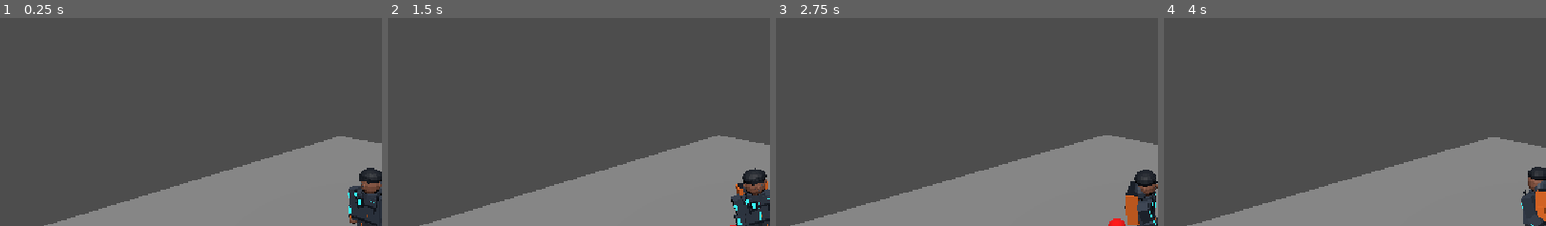
Above: before the commit, frames 1-4 (left to right).
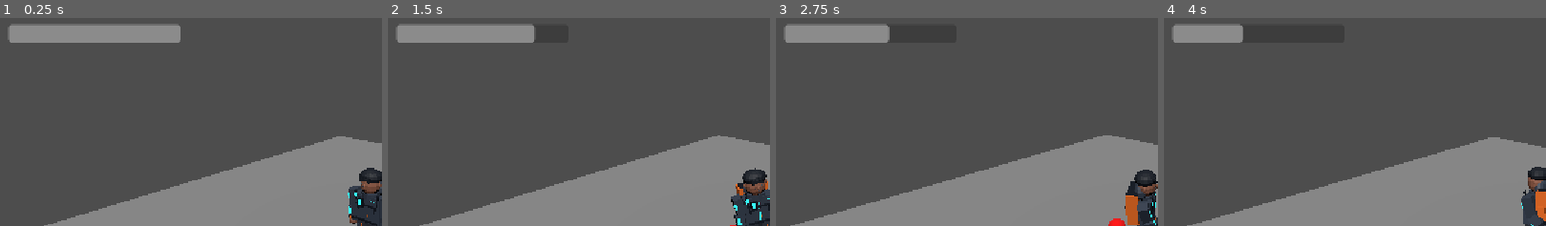
Above: after the commit, the same moments.

Repository: luismedinadl/la-ultima-ruta
Game: Godot game, scene res://scenes/test_level.tscn
Same seed, same stepped clock (60 frames per second), same inputs: the game is played once before the commit and once after it.
Inputs:
- Up to frame 1 (0.25 s): no input
- Up to frame 2 (1.5 s): hold D (move_right) 0.53-1.28 s; tap Space (attack) at 0.6, 1.35 s; hold S (move_back) from 1.28 s (still down)
- Up to frame 3 (2.75 s): release S (move_back) at 2.03 s; hold D (move_right) from 2.03 s (still down); tap Space (attack) at 2.1 s
- Up to frame 4 (4 s): release D (move_right) at 2.78 s; hold W (move_forward) 2.78-3.53 s; tap Space (attack) at 2.85, 3.6 s; hold A (move_left) from 3.53 s (still down)
The pictures show only the part of the screen within x 2-52%, y 0-50%; the shares and areas given below are measured in that part.

The runs differ from the first frame. In frame 1, 4.1% of the frame differs, in the area x 2-48%, y 2-12%; in frame 2, 3.3%; in frame 3, 2.5%; in frame 4, 1.7%.

Commit message:
Añadir sistema de vida y barra de salud

Diff:
--- a/scenes/test_level.gd
+++ b/scenes/test_level.gd
@@ -5,11 +5,15 @@
 
 @onready var player: CharacterBody3D = $NicoPlayer
 @onready var camera: Camera3D = $Camera3D
+@onready var health_bar: ProgressBar = $HUD/HealthBar
 
 
 func _ready() -> void:
 	camera.global_position = player.global_position + camera_offset
 	camera.look_at(player.global_position + Vector3(0.0, 2.0, 0.0))
+
+	health_bar.max_value = player.max_health
+	health_bar.value = player.health
 
 
 func _process(delta: float) -> void:
@@ -21,3 +25,4 @@
 	)
 
 	camera.look_at(player.global_position + Vector3(0.0, 2.0, 0.0))
+	health_bar.value = player.health
--- a/scenes/test_level.tscn
+++ b/scenes/test_level.tscn
@@ -33,3 +33,14 @@
 
 [node name="EnemyDummy" parent="." unique_id=987585105 instance=ExtResource("3_j6w7d")]
 transform = Transform3D(1, 0, 0, 0, 1, 0, 0, 0, 1, 0, 1, 3)
+
+[node name="HUD" type="CanvasLayer" parent="." unique_id=536029507]
+
+[node name="HealthBar" type="ProgressBar" parent="HUD" unique_id=1611238189]
+offset_left = 30.0
+offset_top = 30.0
+offset_right = 290.0
+offset_bottom = 58.0
+max_value = 5.0
+value = 5.0
+show_percentage = false
